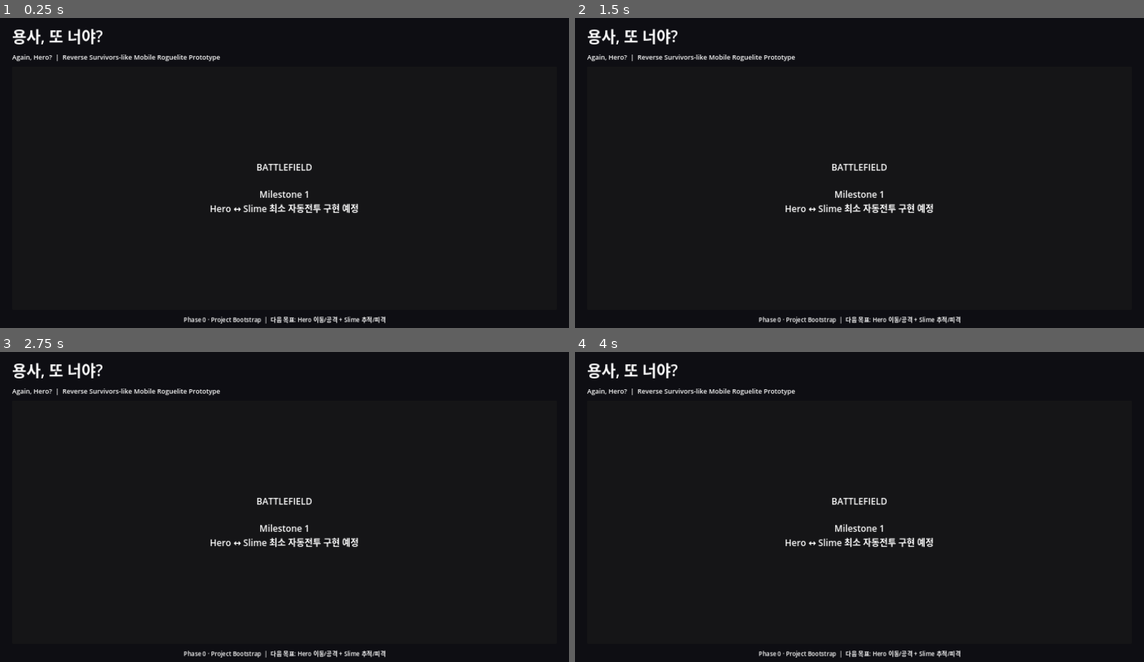
Above: before the commit, frames 1-4 (two rows, left to right).
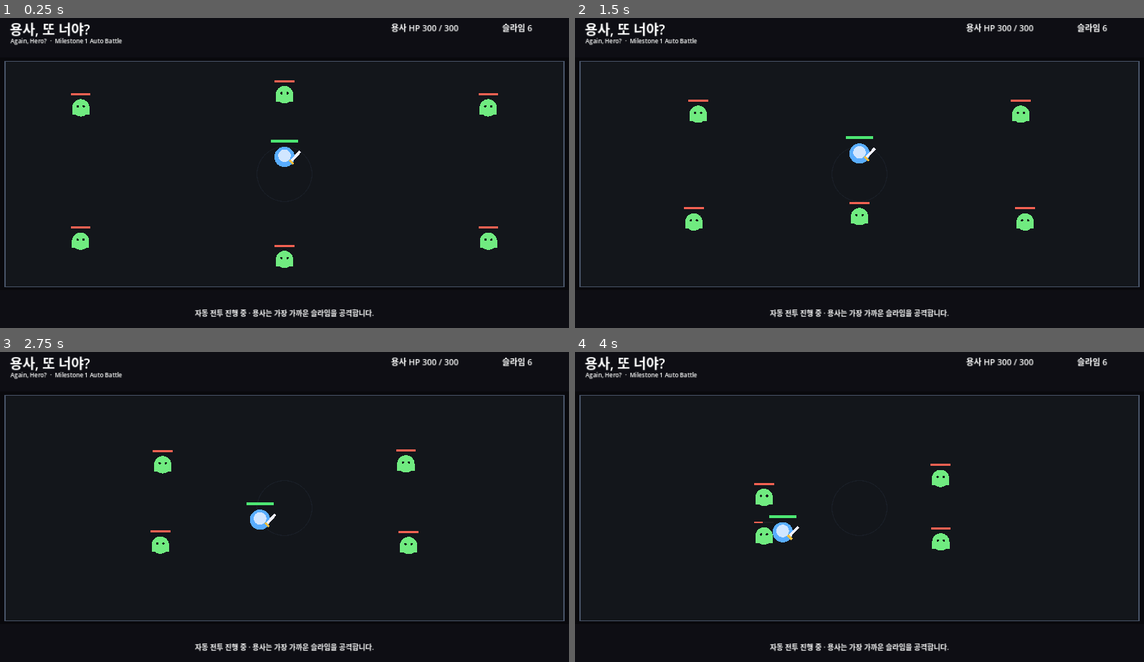
Above: after the commit, the same moments.

Repository: MinSung0732/Again-Hero-
Game: Godot game, scene res://src/main/Main.tscn
Two runs of this game, one before a commit and one after it. Both use one fixed random seed, a clock stepped at 60 frames per second and the inputs below.
Inputs:
- Up to frame 1 (0.25 s): no input
- Up to frame 2 (1.5 s): no input
- Up to frame 3 (2.75 s): no input
- Up to frame 4 (4 s): no input

The runs differ from the first frame. In frame 1, 5.1% of the frame differs, in the area x 0-100%, y 1-99%; in frame 2, 4.9%; in frame 3, 4.7%; in frame 4, 4.7%.

Commit message:
feat: replace placeholder with playable auto-battle UI

Diff:
--- a/src/main/Main.tscn
+++ b/src/main/Main.tscn
@@ -1,6 +1,7 @@
-[gd_scene load_steps=2 format=3]
+[gd_scene load_steps=3 format=3]
 
 [ext_resource type="Script" path="res://src/main/main.gd" id="1_main"]
+[ext_resource type="PackedScene" path="res://src/battle/Battle.tscn" id="2_battle"]
 
 [node name="Main" type="Control"]
 layout_mode = 3
@@ -19,48 +20,135 @@
 grow_horizontal = 2
 grow_vertical = 2
 mouse_filter = 2
-color = Color(0.055, 0.055, 0.075, 1)
+color = Color(0.035, 0.038, 0.052, 1)
 
-[node name="Margin" type="MarginContainer" parent="."]
+[node name="Battle" parent="." instance=ExtResource("2_battle")]
+position = Vector2(0, 150)
+
+[node name="TopBar" type="ColorRect" parent="."]
+layout_mode = 1
+anchors_preset = 10
+anchor_right = 1.0
+offset_bottom = 150.0
+grow_horizontal = 2
+mouse_filter = 2
+color = Color(0.055, 0.058, 0.078, 0.98)
+
+[node name="Title" type="Label" parent="TopBar"]
+layout_mode = 0
+offset_left = 40.0
+offset_top = 17.0
+offset_right = 720.0
+offset_bottom = 72.0
+theme_override_font_sizes/font_size = 46
+text = "용사, 또 너야?"
+
+[node name="Subtitle" type="Label" parent="TopBar"]
+layout_mode = 0
+offset_left = 42.0
+offset_top = 79.0
+offset_right = 880.0
+offset_bottom = 120.0
+theme_override_font_sizes/font_size = 20
+text = "Again, Hero?  ·  Milestone 1 Auto Battle"
+
+[node name="HeroHP" type="Label" parent="TopBar"]
+layout_mode = 1
+anchors_preset = 1
+anchor_left = 1.0
+anchor_right = 1.0
+offset_left = -650.0
+offset_top = 28.0
+offset_right = -330.0
+offset_bottom = 82.0
+grow_horizontal = 0
+theme_override_font_sizes/font_size = 28
+text = "용사 HP 300 / 300"
+horizontal_alignment = 1
+
+[node name="Monsters" type="Label" parent="TopBar"]
+layout_mode = 1
+anchors_preset = 1
+anchor_left = 1.0
+anchor_right = 1.0
+offset_left = -325.0
+offset_top = 28.0
+offset_right = -35.0
+offset_bottom = 82.0
+grow_horizontal = 0
+theme_override_font_sizes/font_size = 28
+text = "슬라임 6"
+horizontal_alignment = 1
+
+[node name="BottomBar" type="ColorRect" parent="."]
+layout_mode = 1
+anchors_preset = 12
+anchor_top = 1.0
+anchor_right = 1.0
+anchor_bottom = 1.0
+offset_top = -150.0
+grow_horizontal = 2
+grow_vertical = 0
+mouse_filter = 2
+color = Color(0.055, 0.058, 0.078, 0.98)
+
+[node name="Status" type="Label" parent="BottomBar"]
 layout_mode = 1
 anchors_preset = 15
 anchor_right = 1.0
 anchor_bottom = 1.0
+offset_left = 40.0
+offset_top = 18.0
+offset_right = -40.0
+offset_bottom = -18.0
 grow_horizontal = 2
 grow_vertical = 2
-theme_override_constants/margin_left = 48
-theme_override_constants/margin_top = 36
-theme_override_constants/margin_right = 48
-theme_override_constants/margin_bottom = 36
-
-[node name="Layout" type="VBoxContainer" parent="Margin"]
-layout_mode = 2
-theme_override_constants/separation = 16
-
-[node name="Title" type="Label" parent="Margin/Layout"]
-layout_mode = 2
-theme_override_font_sizes/font_size = 52
-text = "용사, 또 너야?"
-
-[node name="Subtitle" type="Label" parent="Margin/Layout"]
-layout_mode = 2
-theme_override_font_sizes/font_size = 22
-text = "Again, Hero?  |  Reverse Survivors-like Mobile Roguelite Prototype"
-
-[node name="BattlefieldPlaceholder" type="PanelContainer" parent="Margin/Layout"]
-custom_minimum_size = Vector2(0, 760)
-layout_mode = 2
-size_flags_vertical = 3
-
-[node name="Label" type="Label" parent="Margin/Layout/BattlefieldPlaceholder"]
-layout_mode = 2
-theme_override_font_sizes/font_size = 30
-text = "BATTLEFIELD\n\nMilestone 1\nHero ↔ Slime 최소 자동전투 구현 예정"
+theme_override_font_sizes/font_size = 24
+text = "자동 전투 진행 중 · 용사는 가장 가까운 슬라임을 공격합니다."
 horizontal_alignment = 1
 vertical_alignment = 1
 
-[node name="Status" type="Label" parent="Margin/Layout"]
+[node name="ResultPanel" type="PanelContainer" parent="."]
+visible = false
+layout_mode = 1
+anchors_preset = 8
+anchor_left = 0.5
+anchor_top = 0.5
+anchor_right = 0.5
+anchor_bottom = 0.5
+offset_left = -390.0
+offset_top = -185.0
+offset_right = 390.0
+offset_bottom = 185.0
+grow_horizontal = 2
+grow_vertical = 2
+
+[node name="Margin" type="MarginContainer" parent="ResultPanel"]
 layout_mode = 2
-theme_override_font_sizes/font_size = 20
-text = "Phase 0 · Project Bootstrap  |  다음 목표: Hero 이동/공격 + Slime 추적/피격"
+theme_override_constants/margin_left = 38
+theme_override_constants/margin_top = 32
+theme_override_constants/margin_right = 38
+theme_override_constants/margin_bottom = 32
+
+[node name="VBox" type="VBoxContainer" parent="ResultPanel/Margin"]
+layout_mode = 2
+theme_override_constants/separation = 24
+alignment = 1
+
+[node name="ResultTitle" type="Label" parent="ResultPanel/Margin/VBox"]
+layout_mode = 2
+theme_override_font_sizes/font_size = 42
+text = "전투 종료"
 horizontal_alignment = 1
+
+[node name="ResultMessage" type="Label" parent="ResultPanel/Margin/VBox"]
+layout_mode = 2
+theme_override_font_sizes/font_size = 28
+text = "결과"
+horizontal_alignment = 1
+
+[node name="RestartButton" type="Button" parent="ResultPanel/Margin/VBox"]
+custom_minimum_size = Vector2(0, 86)
+layout_mode = 2
+theme_override_font_sizes/font_size = 28
+text = "다시 실험하기"
